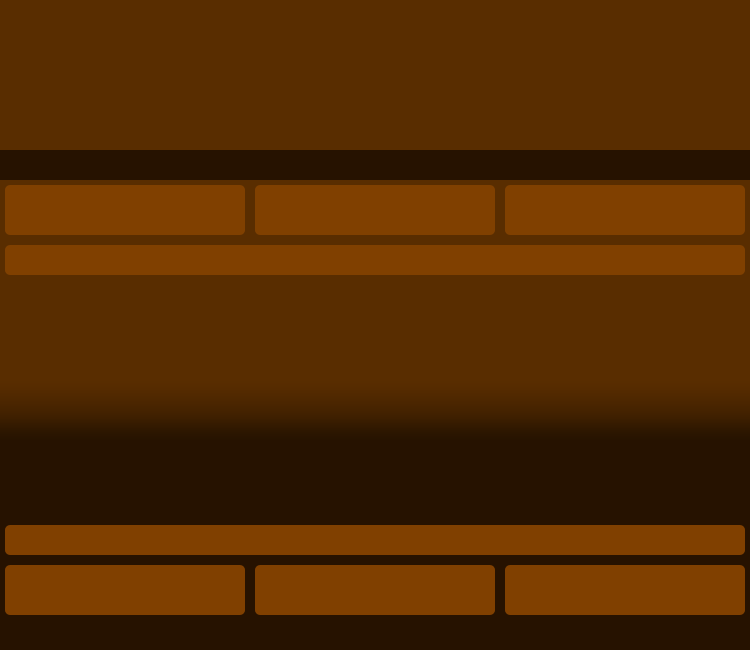
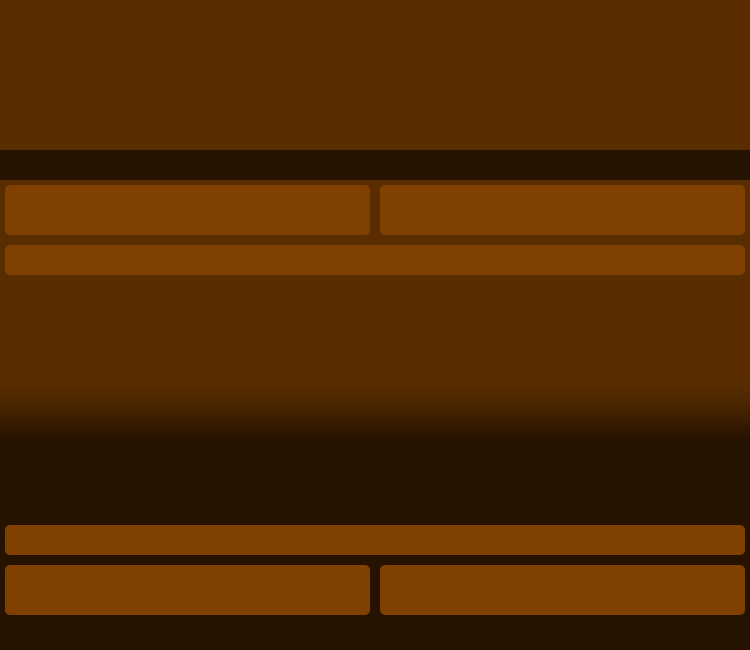
Layer changes from the first 750 x 650 image to the second:
painted on "header/footer widgets" over (240, 185, 510, 615)
